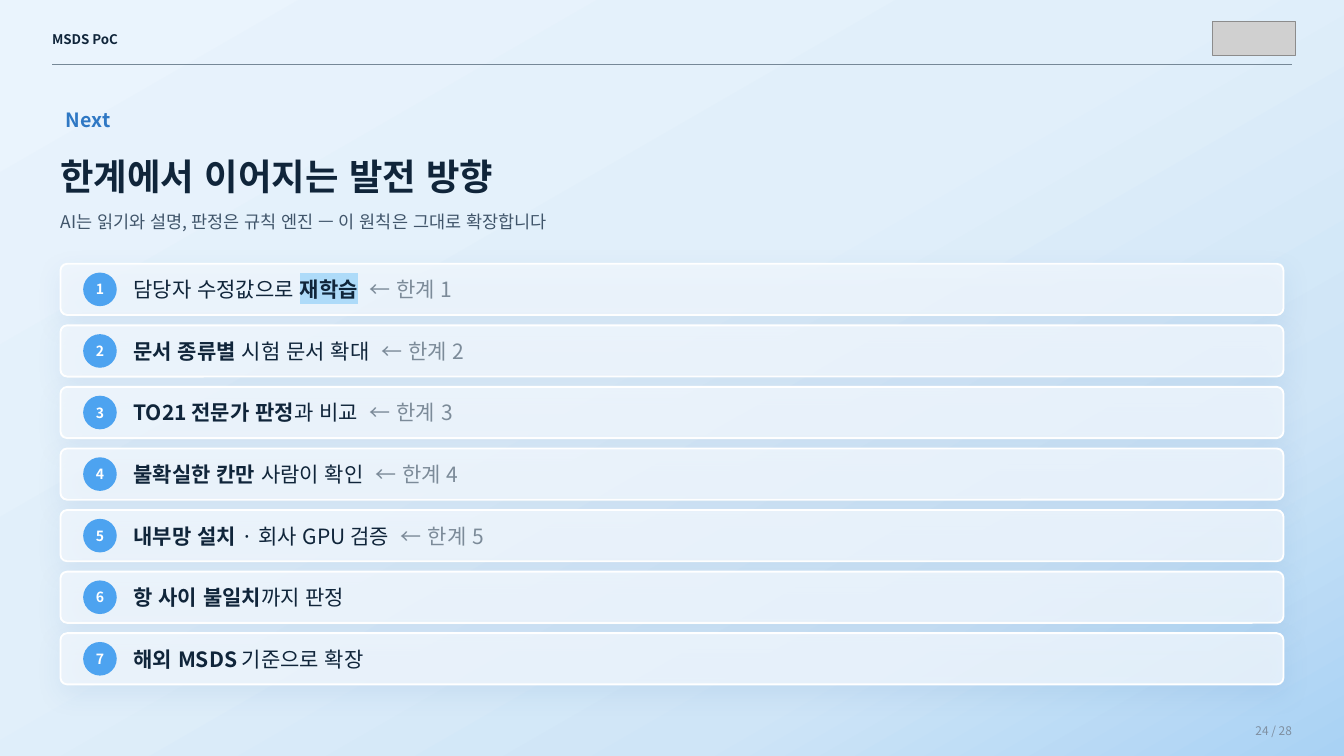
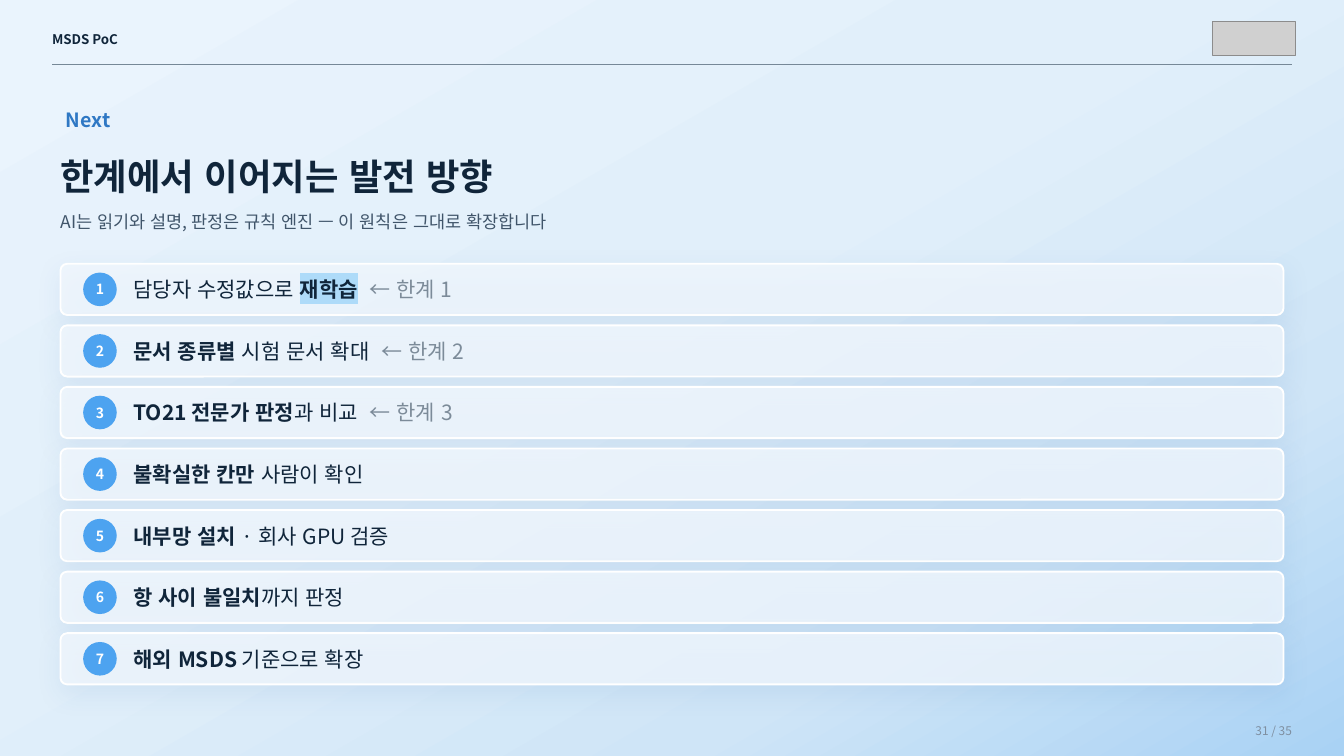
Before and after one commit to sunub/for-digital-divide, a slide deck: slide 31 of MSDS_PoC_flat.pptx (slide 24 before the commit). Drawn at 1344x756 pixels with LibreOffice and Linux fonts; fonts in the diff are those of the drawing; grey boxes stand for pictures. Boxes give left, top, right and bottom in pixels: in the first picture for what was removed or moved away, otherwise in the second. Text is boxed around its words. In the diff, an @@ line names an element or a change of style, - is before the commit and + after.

```diff
--- a/MSDS_PoC_flat.pptx
+++ b/MSDS_PoC_flat.pptx
@@ text at (134,464,364,484): text changed; bold on @@
-불확실한 칸만 사람이 확인 ← 한계 4
+불확실한 칸만 사람이 확인
@@ text at (134,526,389,546): text changed @@
-내부망 설치 · 회사 GPU 검증 ← 한계 5
+내부망 설치 · 회사 GPU 검증
@@ text at (1255,726,1292,735): text changed @@
-24 / 28
+31 / 35
```
Also in this commit, not shown: 24 other slides changed, 8 slides added, 1 slide removed.
